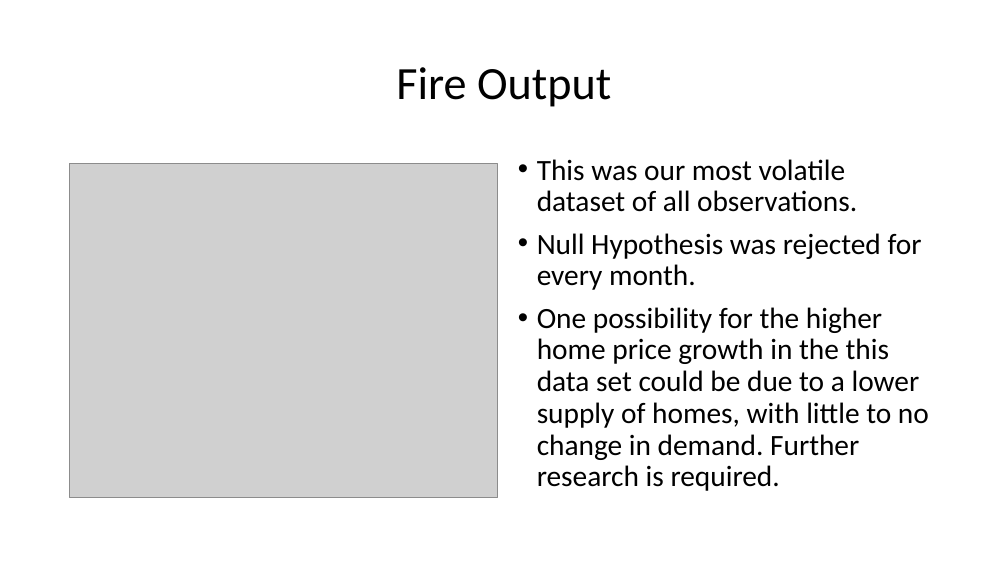
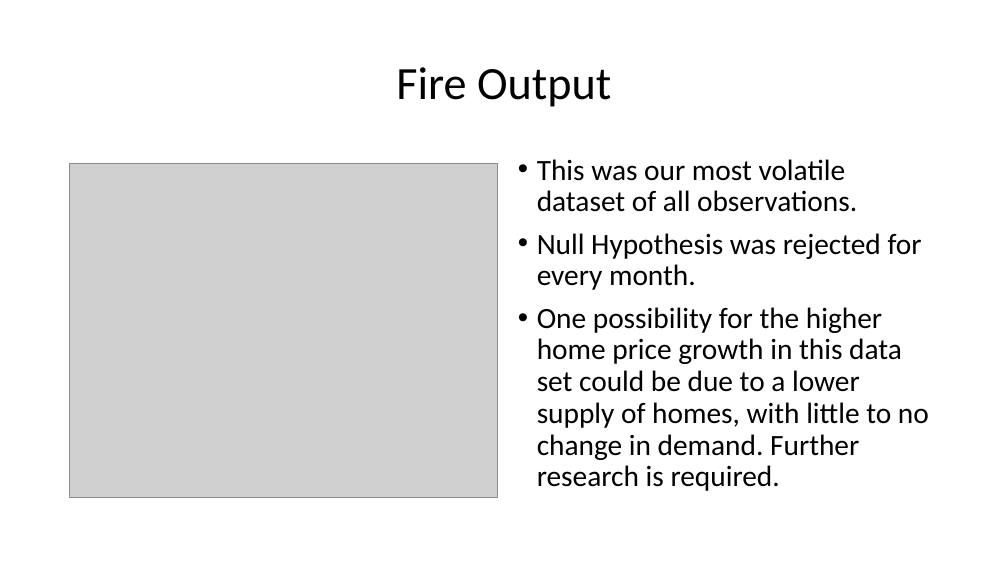
Before and after one commit to jormax14/data_bootcamp_project1, a slide deck: slide 6 of Are Housing Prices Affected by Natural Disasters.pptx. Drawn at 1008x567 pixels with LibreOffice and Linux fonts; fonts in the diff are those of the drawing; grey boxes stand for pictures. Boxes give left, top, right and bottom in pixels: in the first picture for what was removed or moved away, otherwise in the second. Text is boxed around its words. In the diff, an @@ line names an element or a change of style, - is before the commit and + after.

Commit message:
added formula to make updating plots simpler and continued to clean up normalized data notebook

```diff
--- a/Are Housing Prices Affected by Natural Disasters.pptx
+++ b/Are Housing Prices Affected by Natural Disasters.pptx
@@ text at bbox=[537, 307, 929, 491]: text changed @@
-• One possibility for the higher home price growth in the this data set could be due to a lower supply of homes, with little to no change in demand. Further research is required.
+• One possibility for the higher home price growth in this data set could be due to a lower supply of homes, with little to no change in demand. Further research is required.
```
Also in this commit, not shown: 3 other files.
